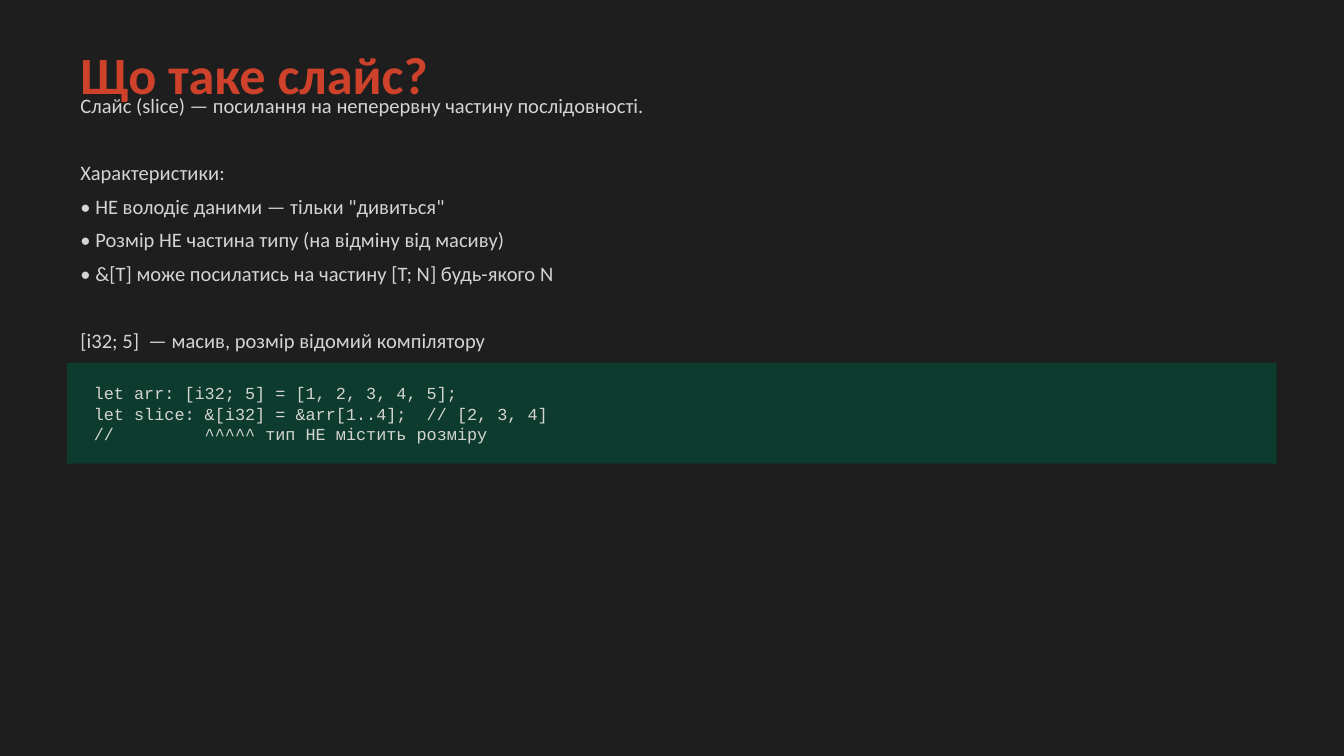
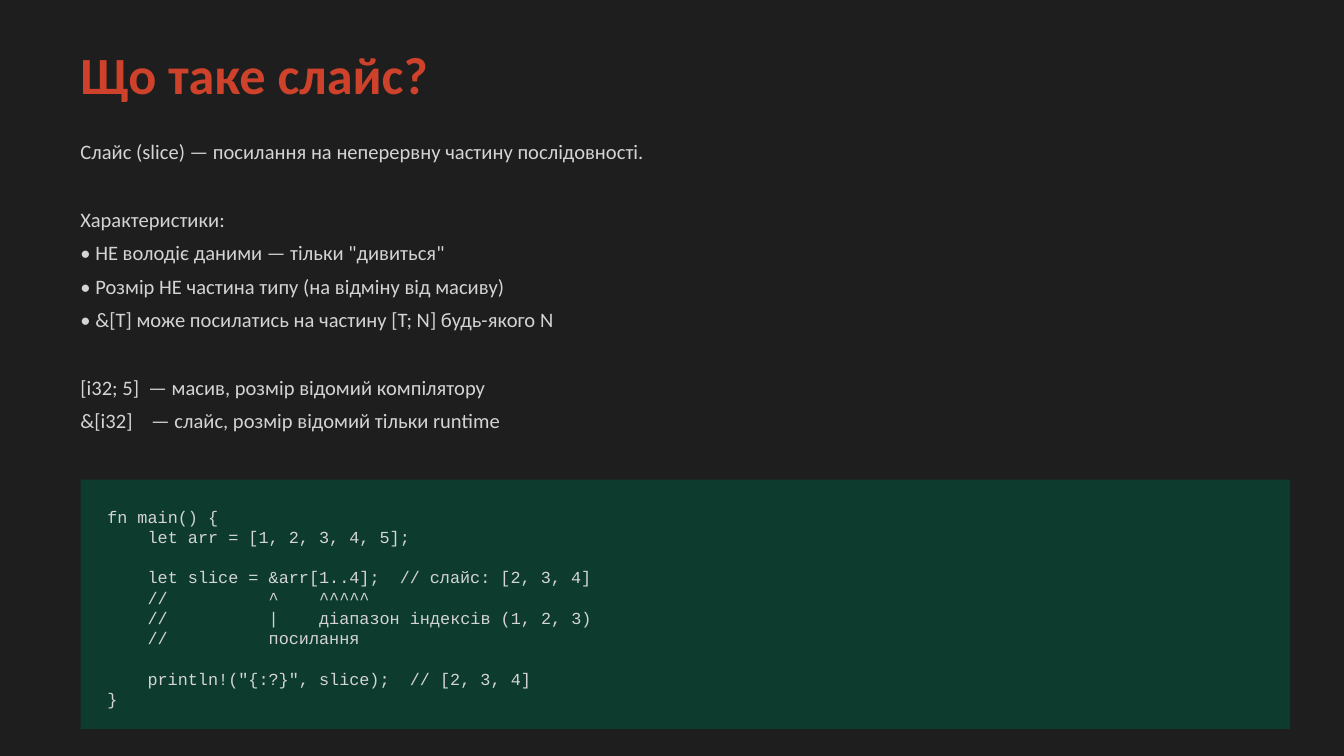
Before and after one commit to oleksiibychkov/rust-mas-textbook, a slide deck: slide 34 of src/lectures/ppt/Лекція_2_Rust_Розширена.pptx (slide 32 before the commit). Drawn at 1344x756 pixels with LibreOffice and Linux fonts; fonts in the diff are those of the drawing. Boxes give left, top, right and bottom in pixels: in the first picture for what was removed or moved away, otherwise in the second. Text is boxed around its words. In the diff, an @@ line names an element or a change of style, - is before the commit and + after.

```diff
--- a/src/lectures/ppt/Лекція_2_Rust_Розширена.pptx
+++ b/src/lectures/ppt/Лекція_2_Rust_Розширена.pptx
@@ text "Слайс (slice) — посилання на ..." rewrapped from (80, 96, 644, 388) to (80, 144, 644, 432) @@
@@ rectangle: place and size @@
-rectangle at (67, 363, 1277, 464)
+rectangle at (81, 480, 1290, 728)
@@ text at (107, 511, 591, 689): text changed @@
-let arr: [i32; 5] = [1, 2, 3, 4, 5];
-let slice: &[i32] = &arr[1..4]; // [2, 3, 4]
-// ^^^^^ тип НЕ містить розміру
+fn main() {
+let arr = [1, 2, 3, 4, 5];
+let slice = &arr[1..4]; // слайс: [2, 3, 4]
+// ^ ^^^^^
+// | діапазон індексів (1, 2, 3)
+// посилання
+println!("{:?}", slice); // [2, 3, 4]
+}
```
Also in this commit, not shown: 10 other slides changed, 5 slides added, 1 other file.
